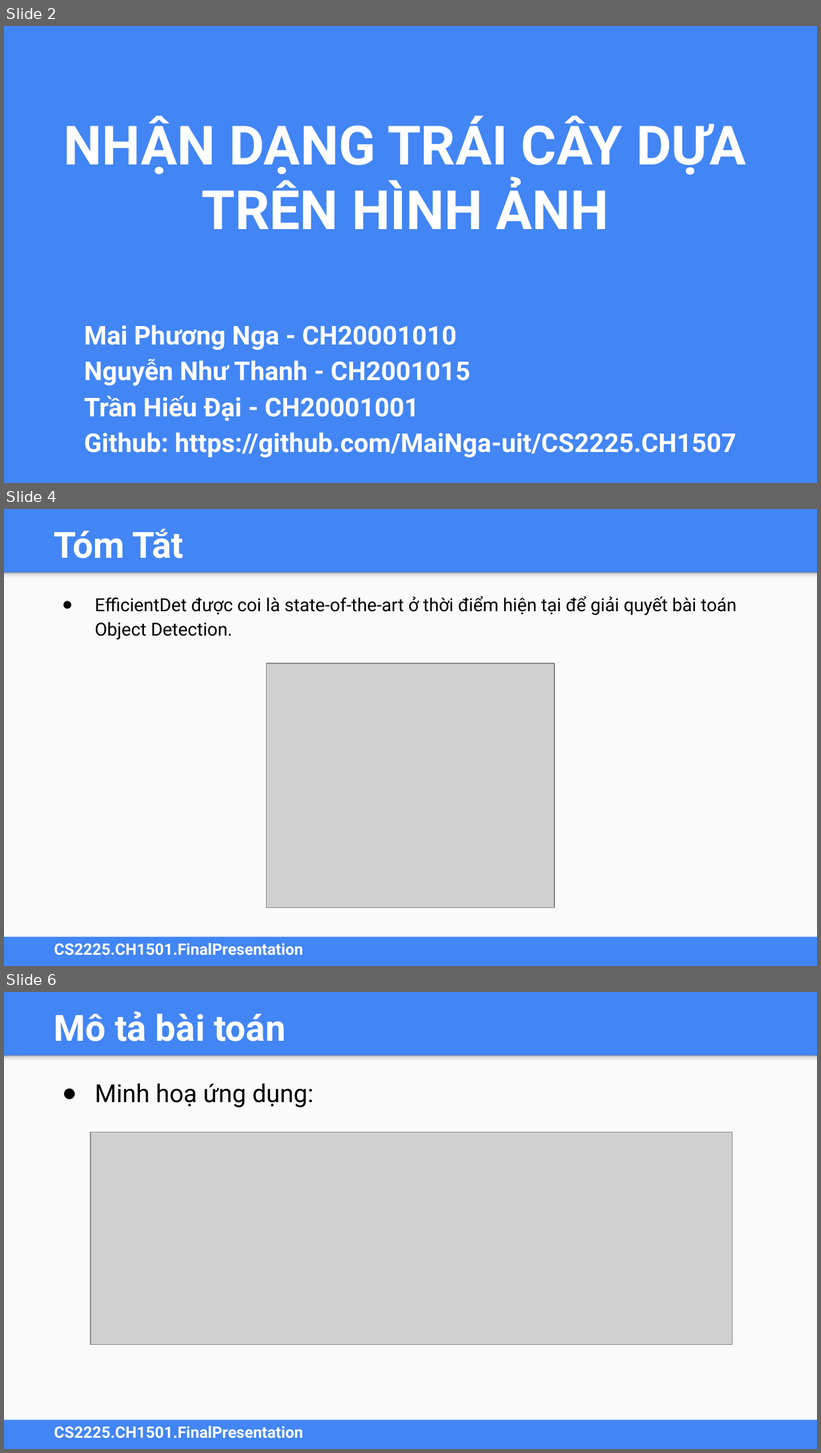
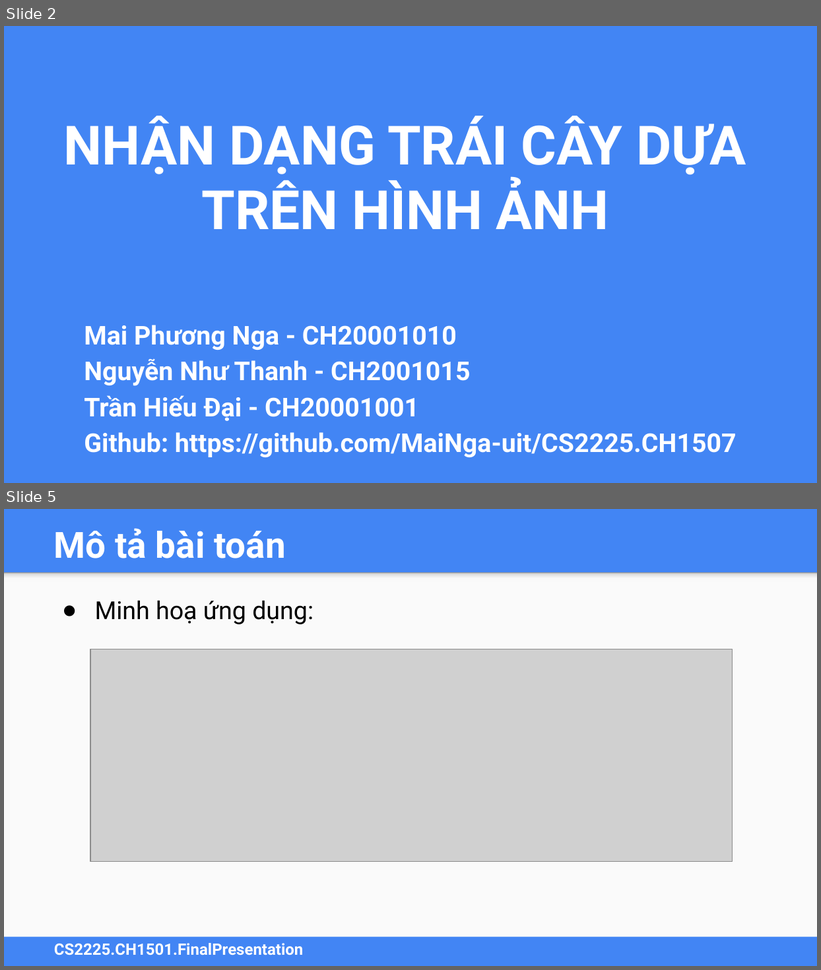
Before and after one commit to MaiNga-uit/CS2225.CH1507, a slide deck: CS2225.BaoCaoCuoiKy.pptx. Shown one above the other, each under a label of ours: slides 2, 4 and 6 before the commit, slides 2 and 5 after it; the slides between them are not shown. The pictures are 821x1453 and 821x970 pixels, drawn with LibreOffice and Linux fonts; fonts in the diff are those of the drawing; grey boxes stand for pictures. Boxes give left, top, right and bottom in pixels: in the first picture for what was removed or moved away, otherwise in the second. Text is boxed around its words. In the diff, an @@ line names an element or a change of style, - is before the commit and + after.

```diff
--- a/CS2225.BaoCaoCuoiKy.pptx
+++ b/CS2225.BaoCaoCuoiKy.pptx
@@ slide 4 removed at box(4, 509, 817, 966), background #4285F4; not listed: 3 template elements that a slide beside it also shows @@
@@ title removed at box(54, 529, 184, 559) @@
-Tóm Tắt
@@ text removed at box(95, 596, 737, 640) @@
-● EfficientDet được coi là state-of-the-art ở thời điểm hiện tại để giải quyết bài toán Object Detection.
@@ picture removed at box(267, 663, 554, 908) @@
@@ what was slide 6 is now slide 5 @@
```
Also in this commit, not shown: 3 slides changed.
